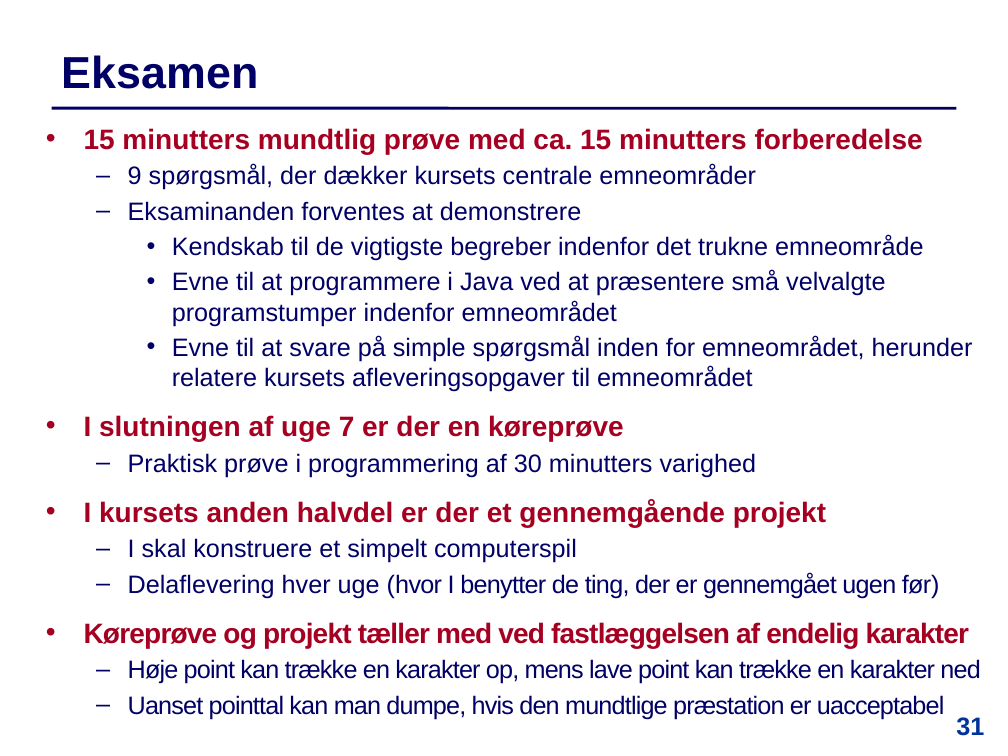
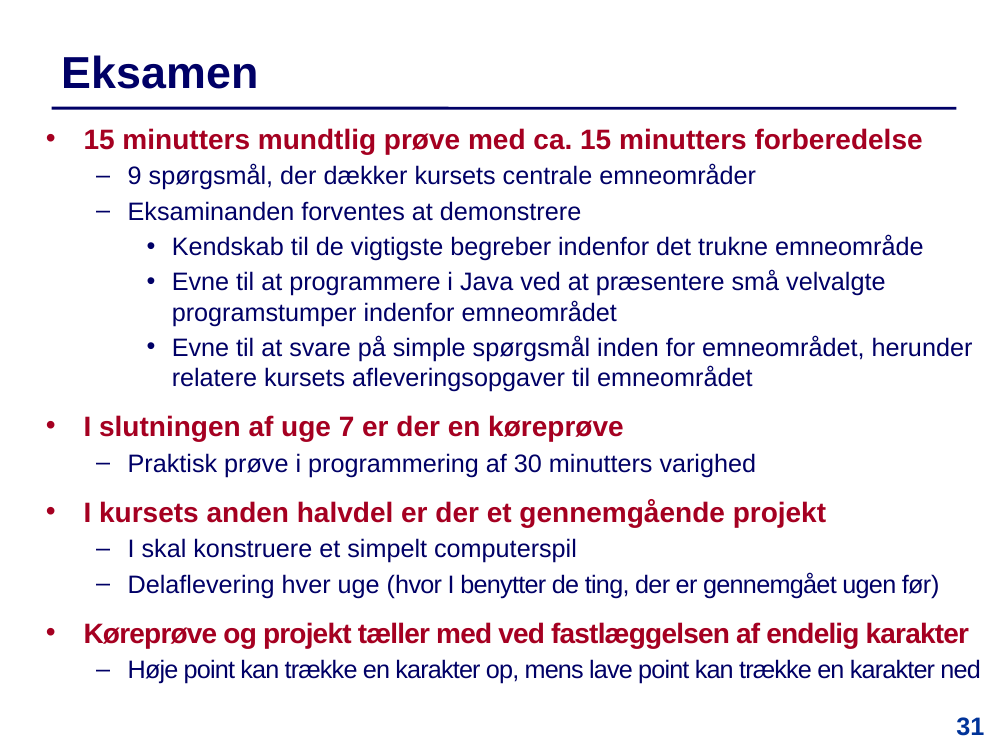
Before and after one commit to IntProgAU/Materiale, a slide deck: slide 31 of web/e22/uge_1a/Slides-Uge1-Mandag.pptx. Drawn at 1008x756 pixels with LibreOffice and Linux fonts; fonts in the diff are those of the drawing. Boxes give left, top, right and bottom in pixels: in the first picture for what was removed or moved away, otherwise in the second. Text is boxed around its words. In the diff, an @@ line names an element or a change of style, - is before the commit and + after.

```diff
--- a/web/e22/uge_1a/Slides-Uge1-Mandag.pptx
+++ b/web/e22/uge_1a/Slides-Uge1-Mandag.pptx
@@ text at (128, 695, 945, 719): paragraph removed @@
-  – Uanset pointtal kan man dumpe, hvis den mundtlige præstation er uacceptabel
```
Also in this commit, not shown: 13 other slides changed, 3 slides removed, 19 other files.
